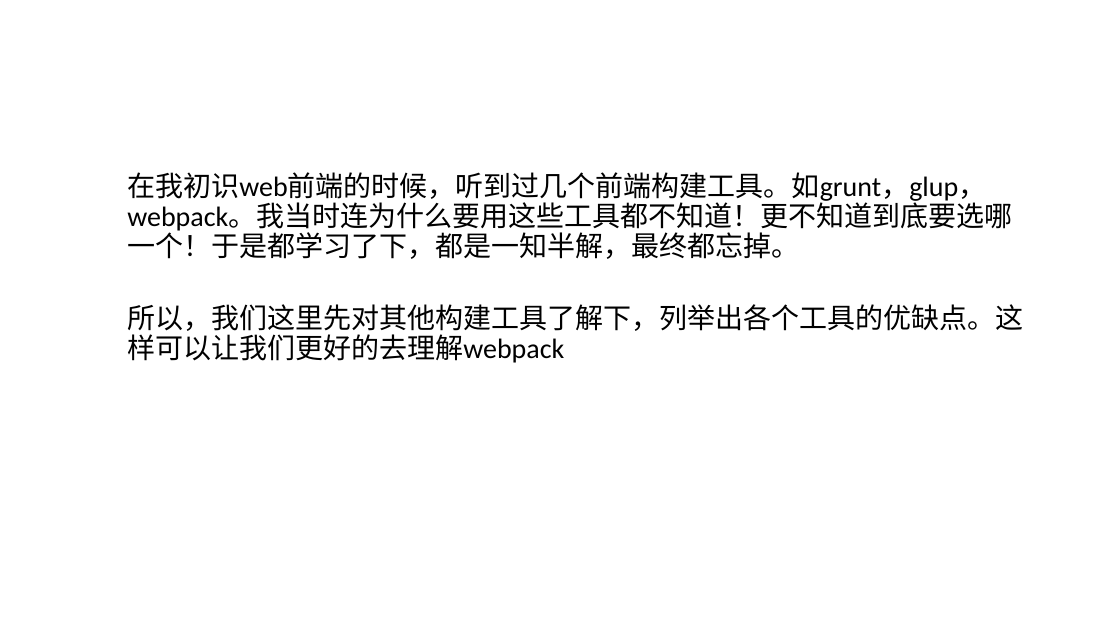
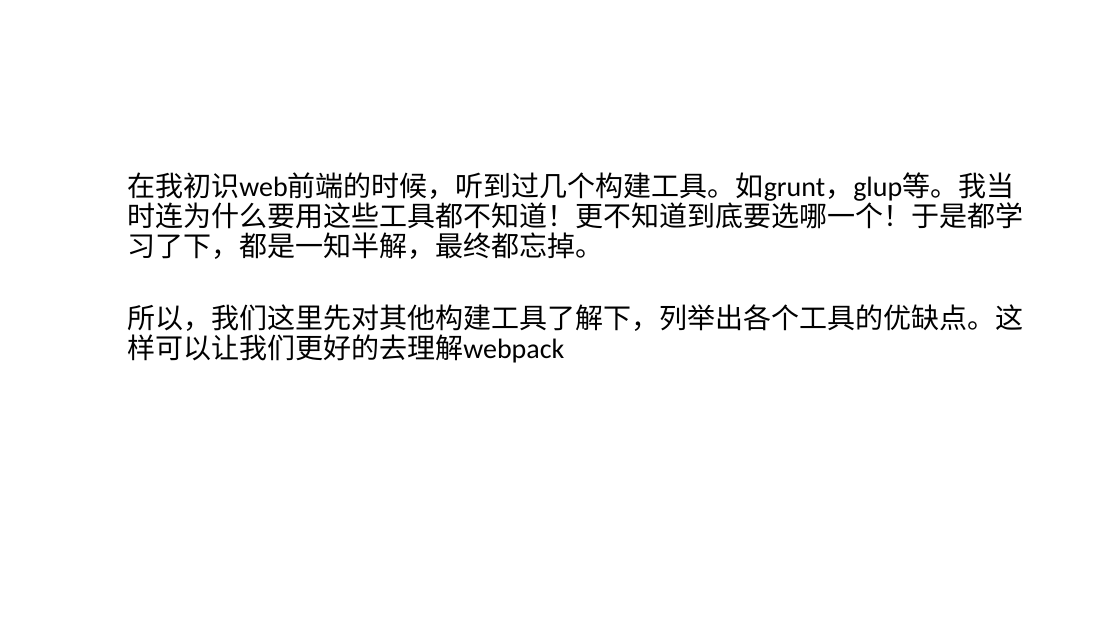
Before and after one commit to Cohen-Wang/workbench, a slide deck: slide 31 of cloud/webpack-ppt/培训 - webpack.pptx (slide 30 before the commit). Drawn at 1120x630 pixels with LibreOffice and Linux fonts; fonts in the diff are those of the drawing. Boxes give left, top, right and bottom in pixels: in the first picture for what was removed or moved away, otherwise in the second. Text is boxed around its words. In the diff, an @@ line names an element or a change of style, - is before the commit and + after.

```diff
--- a/cloud/webpack-ppt/培训 - webpack.pptx
+++ b/cloud/webpack-ppt/培训 - webpack.pptx
@@ text at <box>127,172,1023,259</box>: text changed @@
-  在我初识web前端的时候，听到过几个前端构建工具。如grunt，glup，webpack。我当时连为什么要用这些工具都不知道！更不知道到底要选哪一个！于是都学习了下，都是一知半解，最终都忘掉。
+  在我初识web前端的时候，听到过几个构建工具。如grunt，glup等。我当时连为什么要用这些工具都不知道！更不知道到底要选哪一个！于是都学习了下，都是一知半解，最终都忘掉。
```
Also in this commit, not shown: 18 other slides changed, 3 slides added, 9 other files.
